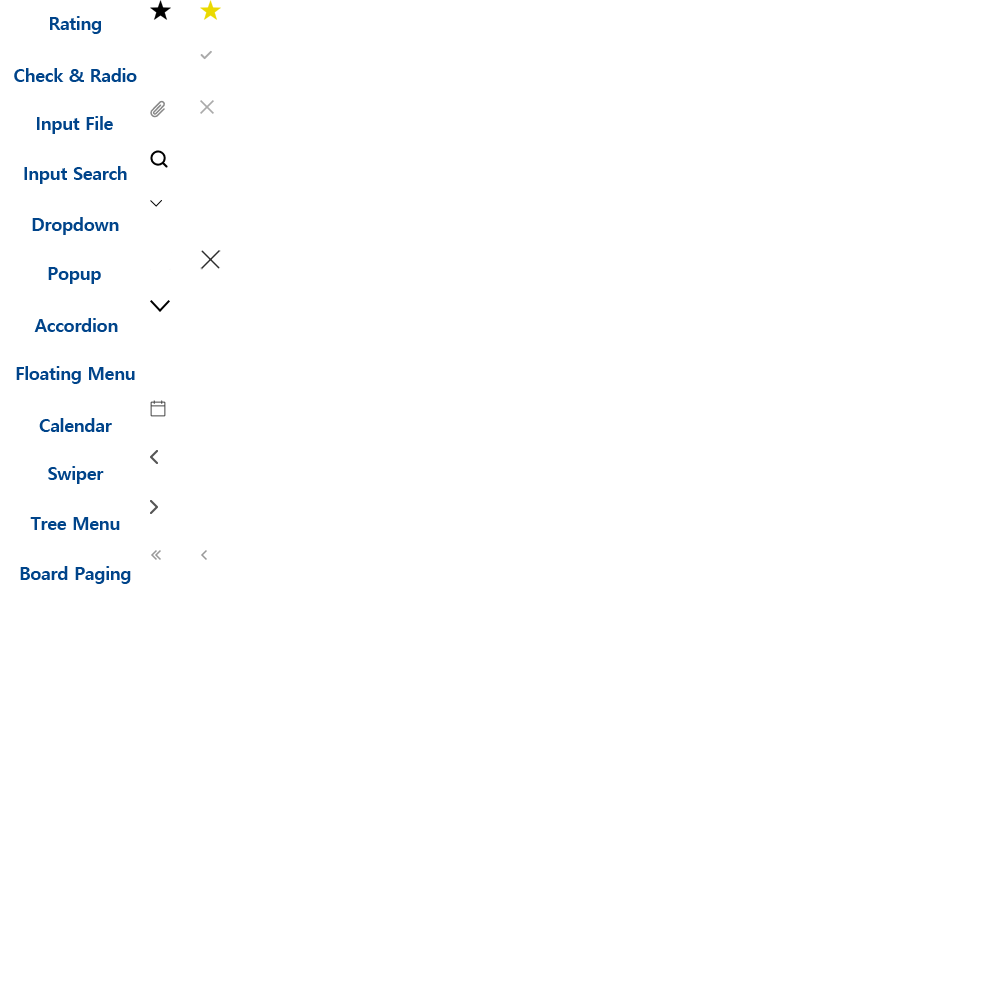
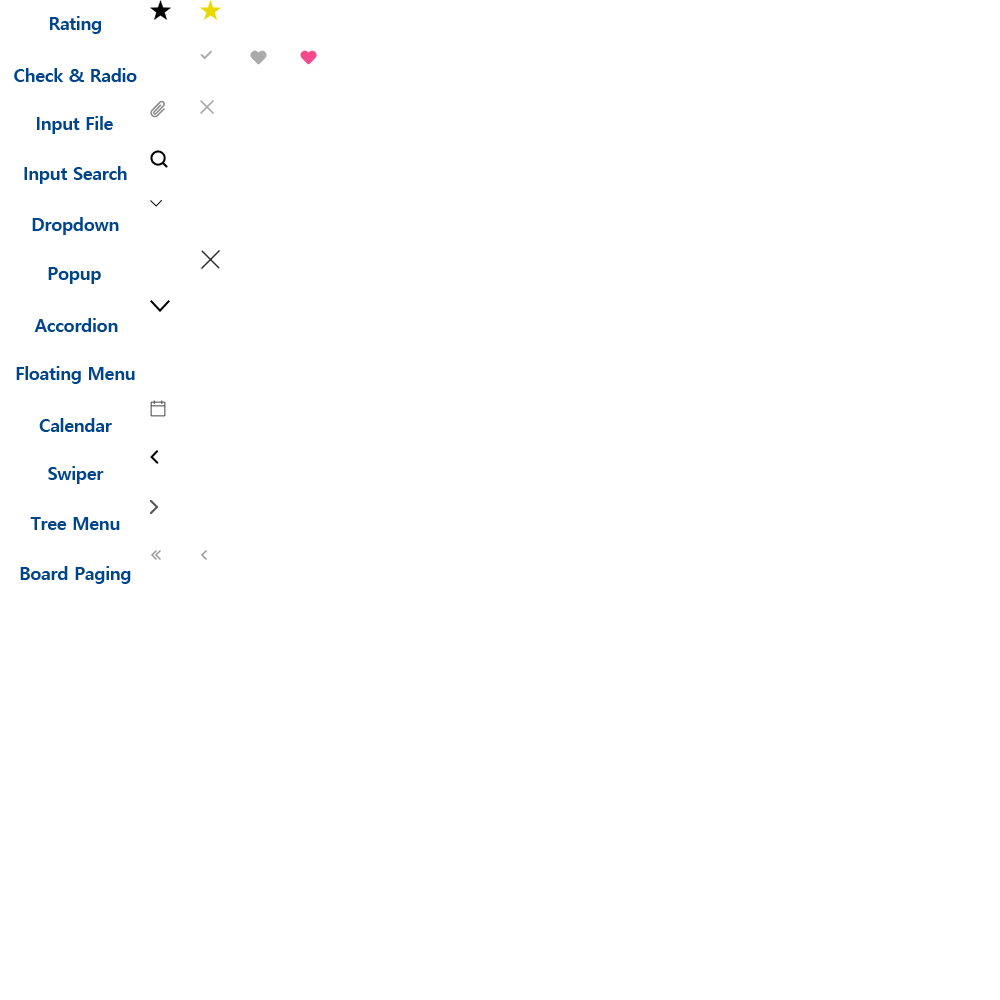
The second w=1000, h=1000 image is a revision of the first. Changes to its layers:
renamed "레이어 8 복사" to "레이어 25", moved it above "Swiper", painted on it over bbox(150, 450, 159, 464)
added layer "레이어 24" in group "Check & Radio" over bbox(300, 50, 317, 65)
added layer "레이어 23" in group "Check & Radio" over bbox(250, 50, 267, 65)
